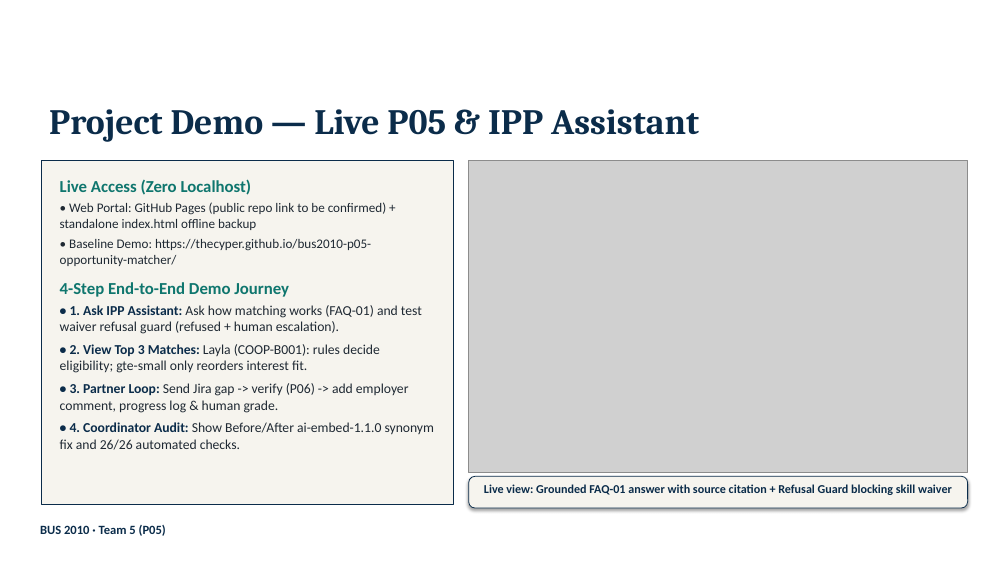
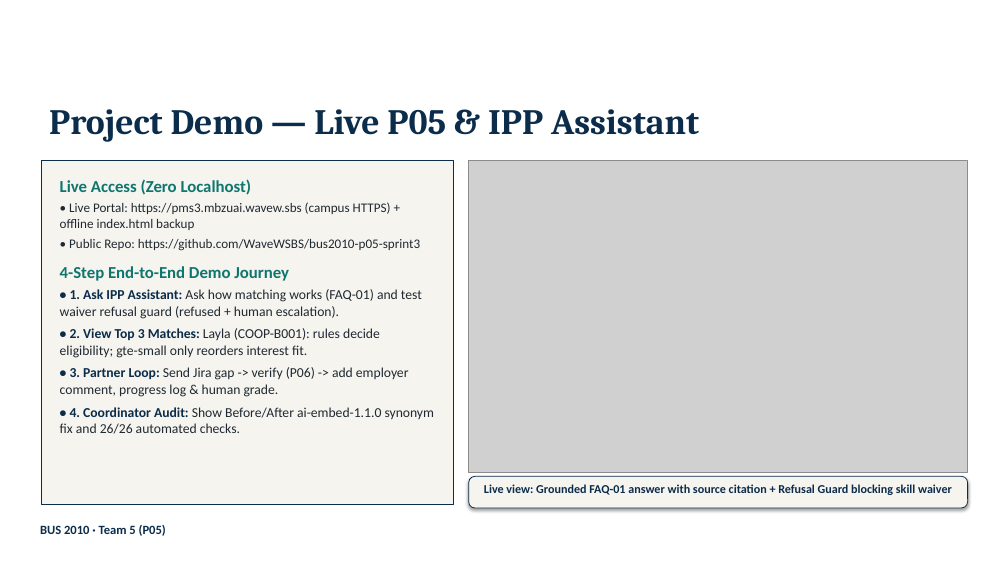
Before and after one commit to WaveWSBS/bus2010-p05-sprint3, a slide deck: slide 4 of sprint3/P05_Sprint_3_Presentation.pptx. Drawn at 1008x567 pixels with LibreOffice and Linux fonts; fonts in the diff are those of the drawing; grey boxes stand for pictures; background and template pictures are left out. Boxes give left, top, right and bottom in pixels: in the first picture for what was removed or moved away, otherwise in the second. Text is boxed around its words. In the diff, an @@ line names an element or a change of style, - is before the commit and + after.

Commit message:
chore(sprint3): point portal URLs and deck to https://pms3.mbzuai.wavew.sbs

```diff
--- a/sprint3/P05_Sprint_3_Presentation.pptx
+++ b/sprint3/P05_Sprint_3_Presentation.pptx
@@ text in rectangle at [60,202,420,251]: text changed @@
-• Web Portal: GitHub Pages (public repo link to be confirmed) + standalone index.html offline backup
-• Baseline Demo: https://thecyper.github.io/bus2010-p05-opportunity-matcher/
+• Live Portal: https://pms3.mbzuai.wavew.sbs (campus HTTPS) + offline index.html backup
+• Public Repo: https://github.com/WaveWSBS/bus2010-p05-sprint3
```
Also in this commit, not shown: 1 other slide changed, 7 other files.
